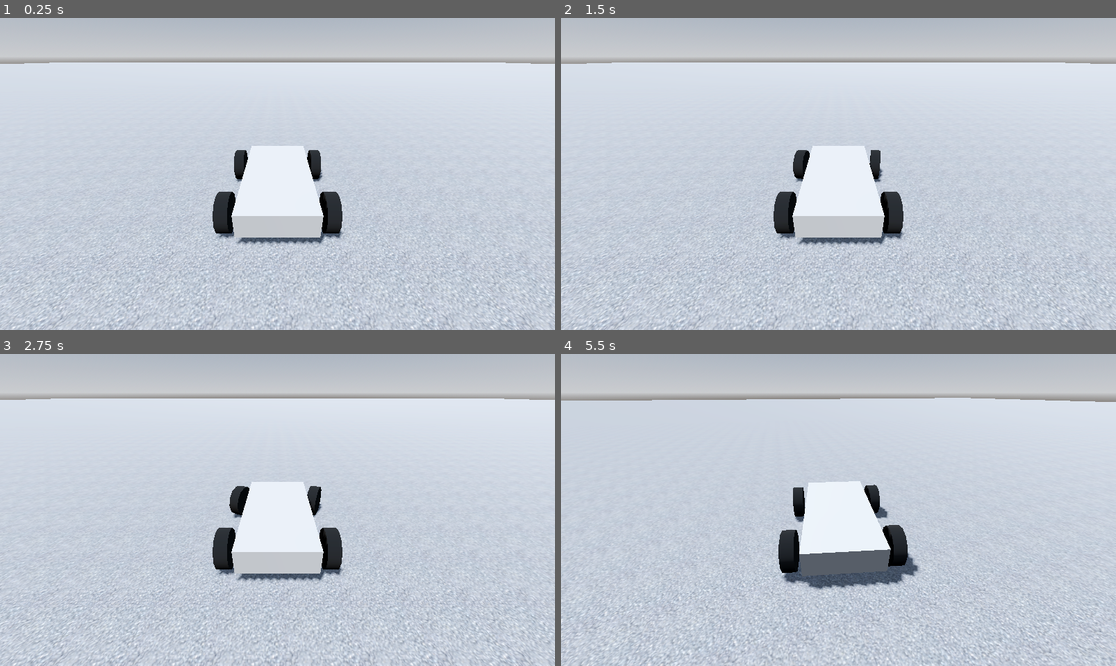
Above: before the commit, frames 1-4 (two rows, left to right).
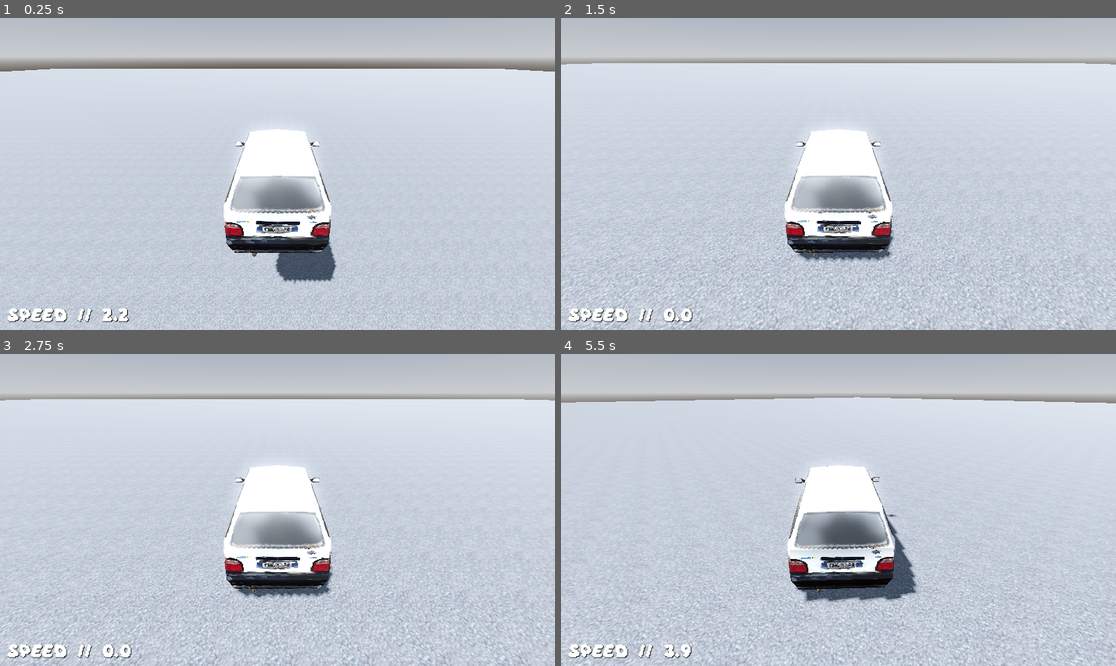
Above: after the commit, the same moments.

Repository: worghet/P06___CARVIBES
Game: Godot game, scene res://scenes/game.tscn
The game is run twice, just before and just after one commit, with the same random seed, the same clock (stepped at 60 frames per second) and the same inputs.
Inputs:
- Up to frame 1 (0.25 s): no input
- Up to frame 2 (1.5 s): hold D (right) 0.53-1.28 s; hold Space (brake, bound only after the commit) from 1.28 s (still down)
- Up to frame 3 (2.75 s): tap Enter at 2 s; release Space (brake, bound only after the commit) at 2.03 s; hold D (right) from 2.03 s (still down)
- Up to frame 4 (5.5 s): release D (right) at 2.78 s; hold W (forward) 2.78-3.53 s; hold A (left) 3.53-5.03 s; hold Space (brake, bound only after the commit) from 5.03 s (still down)

The runs differ from the first frame. In frame 1, 13% of the frame differs, in the area x 0-100%, y 14-100%; in frame 2, 12%; in frame 3, 12%; in frame 4, 13%, in the area x 0-100%, y 13-100%.

Commit message:
imported model
bug:
- going backwards has no cap

Diff:
--- a/carvibes/icon.svg
+++ /dev/null
@@ -1 +0,0 @@
-<svg xmlns="http://www.w3.org/2000/svg" width="128" height="128"><rect width="124" height="124" x="2" y="2" fill="#363d52" stroke="#212532" stroke-width="4" rx="14"/><g fill="#fff" transform="translate(12.322 12.322)scale(.101)"><path d="M105 673v33q407 354 814 0v-33z"/><path fill="#478cbf" d="m105 673 152 14q12 1 15 14l4 67 132 10 8-61q2-11 15-15h162q13 4 15 15l8 61 132-10 4-67q3-13 15-14l152-14V427q30-39 56-81-35-59-83-108-43 20-82 47-40-37-88-64 7-51 8-102-59-28-123-42-26 43-46 89-49-7-98 0-20-46-46-89-64 14-123 42 1 51 8 102-48 27-88 64-39-27-82-47-48 49-83 108 26 42 56 81zm0 33v39c0 276 813 276 814 0v-39l-134 12-5 69q-2 10-14 13l-162 11q-12 0-16-11l-10-65H446l-10 65q-4 11-16 11l-162-11q-12-3-14-13l-5-69z"/><path d="M483 600c0 34 58 34 58 0v-86c0-34-58-34-58 0z"/><circle cx="725" cy="526" r="90"/><circle cx="299" cy="526" r="90"/></g><g fill="#414042" transform="translate(12.322 12.322)scale(.101)"><circle cx="307" cy="532" r="60"/><circle cx="717" cy="532" r="60"/></g></svg>
--- a/carvibes/project.godot
+++ b/carvibes/project.godot
@@ -13,7 +13,6 @@
 config/name="carvibes"
 run/main_scene="uid://bgjqlmctbc56w"
 config/features=PackedStringArray("4.4", "Forward Plus")
-config/icon="res://icon.svg"
 
 [input]
 
@@ -37,3 +36,8 @@
 "events": [Object(InputEventKey,"resource_local_to_scene":false,"resource_name":"","device":-1,"window_id":0,"alt_press …(192 unchanged characters)…
 ]
 }
+brake={
+"deadzone": 0.2,
+"events": [Object(InputEventKey,"resource_local_to_scene":false,"resource_name":"","device":-1,"window_id":0,"alt_pressed":false,"shift_pressed":false,"ctrl_pressed":false,"meta_pressed":false,"pressed":false,"keycode":0,"physical_keycode":32,"key_label":0,"unicode":32,"location":0,"echo":false,"script":null)
+]
+}
--- /dev/null
+++ b/carvibes/scenes/car.tscn
@@ -0,0 +1,56 @@
+[gd_scene load_steps=5 format=3 uid="uid://gstchh1dfws1"]
+
+[ext_resource type="Script" uid="uid://nurbe080l5x3" path="res://scripts/car.gd" id="1_50v30"]
+[ext_resource type="PackedScene" uid="uid://dgo1dp6sf687n" path="res://demo_stuffs/FiatUno1998.glb" id="2_jtldb"]
+[ext_resource type="Script" uid="uid://h3b4ccehxl58" path="res://scripts/camera_pivot.gd" id="3_3mrxu"]
+
+[sub_resource type="BoxShape3D" id="BoxShape3D_iywne"]
+size = Vector3(1.75391, 1.60168, 4.24841)
+
+[node name="car" type="VehicleBody3D"]
+script = ExtResource("1_50v30")
+
+[node name="mesh" parent="." instance=ExtResource("2_jtldb")]
+transform = Transform3D(1, 0, 0, 0, 1, 0, 0, 0, 1, 0, -0.487147, 0)
+
+[node name="collision" type="CollisionShape3D" parent="."]
+transform = Transform3D(1, 0, 0, 0, 1, 0, 0, 0, 1, 0.00292969, 0.300842, 0.252136)
+shape = SubResource("BoxShape3D_iywne")
+
+[node name="front-left" type="VehicleWheel3D" parent="."]
+transform = Transform3D(1, 0, 0, 0, 1, 0, 0, 0, 1, 0.8, -0.156466, 1.53882)
+use_as_steering = true
+wheel_radius = 0.3
+suspension_stiffness = 50.0
+damping_compression = 1.9
+damping_relaxation = 2.0
+
+[node name="front-right" type="VehicleWheel3D" parent="."]
+transform = Transform3D(1, 0, 0, 0, 1, 0, 0, 0, 1, -0.8, -0.156466, 1.53882)
+use_as_steering = true
+wheel_radius = 0.3
+suspension_stiffness = 50.0
+damping_compression = 1.9
+damping_relaxation = 2.0
+
+[node name="back-left" type="VehicleWheel3D" parent="."]
+transform = Transform3D(1, 0, 0, 0, 1, 0, 0, 0, 1, 0.8, -0.156506, -1.2)
+use_as_traction = true
+wheel_radius = 0.3
+suspension_stiffness = 50.0
+damping_compression = 1.9
+damping_relaxation = 2.0
+
+[node name="back-right" type="VehicleWheel3D" parent="."]
+transform = Transform3D(1, 0, 0, 0, 1, 0, 0, 0, 1, -0.8, -0.156506, -1.2)
+use_as_traction = true
+wheel_radius = 0.3
+suspension_stiffness = 50.0
+damping_compression = 1.9
+damping_relaxation = 2.0
+
+[node name="camera_pivot" type="Node3D" parent="."]
+script = ExtResource("3_3mrxu")
+
+[node name="camera" type="Camera3D" parent="camera_pivot"]
+transform = Transform3D(-1, 0, -8.74228e-08, -4.37114e-08, 0.866025, 0.5, 7.57103e-08, 0.5, -0.866025, 0, 2.49489, -4.02142)
--- a/carvibes/scenes/game.tscn
+++ b/carvibes/scenes/game.tscn
@@ -1,8 +1,8 @@
-[gd_scene load_steps=14 format=3 uid="uid://bgjqlmctbc56w"]
+[gd_scene load_steps=10 format=3 uid="uid://bgjqlmctbc56w"]
 
+[ext_resource type="FontFile" uid="uid://co8u3w8k6dadt" path="res://demo_stuffs/Daydream.ttf" id="1_lnu2h"]
 [ext_resource type="Texture2D" uid="uid://cymicbcjdi2fi" path="res://demo_stuffs/gravel_05.png" id="1_uwrxv"]
-[ext_resource type="Script" uid="uid://nurbe080l5x3" path="res://scenes/car.gd" id="2_yqjtg"]
-[ext_resource type="Script" uid="uid://h3b4ccehxl58" path="res://scenes/camera_pivot.gd" id="3_lnu2h"]
+[ext_resource type="PackedScene" uid="uid://gstchh1dfws1" path="res://scenes/car.tscn" id="2_yqjtg"]
 
 [sub_resource type="ProceduralSkyMaterial" id="ProceduralSkyMaterial_yqjtg"]
 sky_horizon_color = Color(0.662243, 0.671743, 0.686743, 1)
@@ -28,23 +28,36 @@
 [sub_resource type="ConcavePolygonShape3D" id="ConcavePolygonShape3D_yqjtg"]
 data = PackedVector3Array(-125, 0.25, 125, 125, 0.25, 125, -125, -0.25, 125, 125, 0.25, 125, 125, -0.25, 125, -125, -0. …(536 unchanged characters)…
 
-[sub_resource type="BoxMesh" id="BoxMesh_iywne"]
-size = Vector3(1.5, 0.5, 3)
+[node name="game" type="Node3D"]
 
-[sub_resource type="ConvexPolygonShape3D" id="ConvexPolygonShape3D_p57ef"]
-points = PackedVector3Array(-0.77381, 0.297507, -1.52351, 0.73229, -0.25, 1.39684, -0.77381, 0.297507, 1.52351, 0.797465, 0.297619, -1.52351, -0.708481, -0.25, -1.39684, 0.73229, -0.25, -1.39684, -0.708481, -0.25, 1.39684, 0.797465, 0.297619, 1.52351)
+[node name="ui" type="Control" parent="."]
+layout_mode = 3
+anchors_preset = 15
+anchor_right = 1.0
+anchor_bottom = 1.0
+grow_horizontal = 2
+grow_vertical = 2
+size_flags_horizontal = 4
 
-[sub_resource type="StandardMaterial3D" id="StandardMaterial3D_u5sy4"]
-albedo_color = Color(0, 0, 0, 1)
+[node name="margin" type="MarginContainer" parent="ui"]
+layout_mode = 1
+anchors_preset = 12
+anchor_top = 1.0
+anchor_right = 1.0
+anchor_bottom = 1.0
+offset_top = -23.0
+grow_horizontal = 2
+grow_vertical = 0
+theme_override_constants/margin_left = 15
+theme_override_constants/margin_bottom = 15
 
-[sub_resource type="CylinderMesh" id="CylinderMesh_gee14"]
-material = SubResource("StandardMaterial3D_u5sy4")
-top_radius = 0.4
-bottom_radius = 0.4
-height = 0.25
-radial_segments = 12
-
-[node name="game" type="Node3D"]
+[node name="speed" type="Label" parent="ui/margin"]
+layout_mode = 2
+theme_override_colors/font_shadow_color = Color(0, 0, 0, 1)
+theme_override_fonts/font = ExtResource("1_lnu2h")
+theme_override_font_sizes/font_size = 24
+text = "Speed: super fast!!"
+vertical_alignment = 2
 
 [node name="WorldEnvironment" type="WorldEnvironment" parent="."]
 environment = SubResource("Environment_lbhrr")
@@ -61,66 +74,5 @@
 [node name="CollisionShape3D" type="CollisionShape3D" parent="ground/StaticBody3D2"]
 shape = SubResource("ConcavePolygonShape3D_yqjtg")
 
-[node name="car" type="VehicleBody3D" parent="."]
-transform = Transform3D(1, 0, 0, 0, 1, 0, 0, 0, 1, 0, 0.937689, 0)
-script = ExtResource("2_yqjtg")
-
-[node name="car_body" type="MeshInstance3D" parent="car"]
-mesh = SubResource("BoxMesh_iywne")
-
-[node name="collision" type="CollisionShape3D" parent="car"]
-shape = SubResource("ConvexPolygonShape3D_p57ef")
-
-[node name="front-left" type="VehicleWheel3D" parent="car"]
-transform = Transform3D(1, 0, 0, 0, 1, 0, 0, 0, 1, 1, 0, 1)
-use_as_steering = true
-wheel_radius = 0.4
-suspension_stiffness = 50.0
-damping_compression = 1.9
-damping_relaxation = 2.0
-
-[node name="MeshInstance3D" type="MeshInstance3D" parent="car/front-left"]
-transform = Transform3D(-4.37114e-08, -1, 0, 1, -4.37114e-08, 0, 0, 0, 1, 0, 0, 0)
-mesh = SubResource("CylinderMesh_gee14")
-
-[node name="front-right" type="VehicleWheel3D" parent="car"]
-transform = Transform3D(1, 0, 0, 0, 1, 0, 0, 0, 1, -1, 0, 1)
-use_as_steering = true
-wheel_radius = 0.4
-suspension_stiffness = 50.0
-damping_compression = 1.9
-damping_relaxation = 2.0
-
-[node name="MeshInstance3D" type="MeshInstance3D" parent="car/front-right"]
-transform = Transform3D(-4.37114e-08, -1, 0, 1, -4.37114e-08, 0, 0, 0, 1, 0, 0, 0)
-mesh = SubResource("CylinderMesh_gee14")
-
-[node name="back-left" type="VehicleWheel3D" parent="car"]
-transform = Transform3D(1, 0, 0, 0, 1, 0, 0, 0, 1, 1, 0, -1)
-use_as_traction = true
-wheel_radius = 0.4
-suspension_stiffness = 50.0
-damping_compression = 1.9
-damping_relaxation = 2.0
-
-[node name="MeshInstance3D" type="MeshInstance3D" parent="car/back-left"]
-transform = Transform3D(-4.37114e-08, -1, 0, 1, -4.37114e-08, 0, 0, 0, 1, 0, 0, 0)
-mesh = SubResource("CylinderMesh_gee14")
-
-[node name="back-right" type="VehicleWheel3D" parent="car"]
-transform = Transform3D(1, 0, 0, 0, 1, 0, 0, 0, 1, -1, 0, -1)
-use_as_traction = true
-wheel_radius = 0.4
-suspension_stiffness = 50.0
-damping_compression = 1.9
-damping_relaxation = 2.0
-
-[node name="MeshInstance3D" type="MeshInstance3D" parent="car/back-right"]
-transform = Transform3D(-4.37114e-08, -1, 0, 1, -4.37114e-08, 0, 0, 0, 1, 0, 0, 0)
-mesh = SubResource("CylinderMesh_gee14")
-
-[node name="camera_pivot" type="Node3D" parent="car"]
-script = ExtResource("3_lnu2h")
-
-[node name="camera" type="Camera3D" parent="car/camera_pivot"]
-transform = Transform3D(-1, 0, -8.74228e-08, -4.37114e-08, 0.866025, 0.5, 7.57103e-08, 0.5, -0.866025, 0, 2.49489, -4.02142)
+[node name="car" parent="." instance=ExtResource("2_yqjtg")]
+transform = Transform3D(1, 0, 0, 0, 1, 0, 0, 0, 1, 0, 3.96509, 0)
--- a/carvibes/scenes/car.gd
+++ b/carvibes/scripts/car.gd
@@ -15,3 +15,11 @@
 	rpm = $"back-right".get_rpm()
 
 	$"back-right".engine_force = acceleration * max_torque * (1-rpm / max_rpm)
+
+	#if Input.is_action_pressed("brake"):
+		#linear_velocity = linear_velocity.linear_interpolate(Vector3.ZERO, 5 * delta)
+
+
+
+
+	get_parent().get_child(0).get_child(0).get_child(0).text = "SPEED   //   " + str(linear_velocity.length()).pad_decimals(1)
Binary file added: carvibes/demo_stuffs/Daydream.ttf
Not shown, added: carvibes/demo_stuffs/Daydream.ttf.import
Binary file added: carvibes/demo_stuffs/FiatUno1998.glb
Not shown, added: carvibes/demo_stuffs/FiatUno1998.glb.import
Binary file added: carvibes/demo_stuffs/FiatUno1998_T_FiatUno1998_512.png
Not shown, added: carvibes/demo_stuffs/FiatUno1998_T_FiatUno1998_512.png.import
Binary file added: carvibes/demo_stuffs/upheavtt.ttf
Not shown, added: carvibes/demo_stuffs/upheavtt.ttf.import
Not shown, removed: carvibes/icon.svg.import
Renamed: carvibes/scenes/camera_pivot.gd -> carvibes/scripts/camera_pivot.gd
Renamed: carvibes/scenes/camera_pivot.gd.uid -> carvibes/scripts/camera_pivot.gd.uid
Renamed: carvibes/scenes/car.gd.uid -> carvibes/scripts/car.gd.uid
